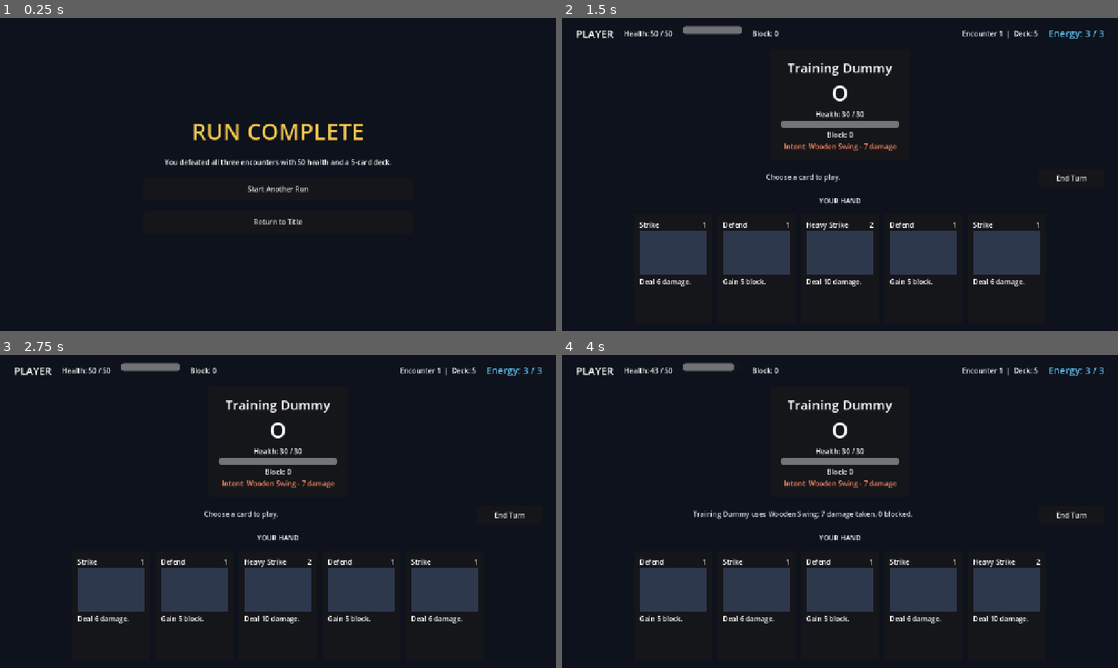
Above: before the commit, frames 1-4 (two rows, left to right).
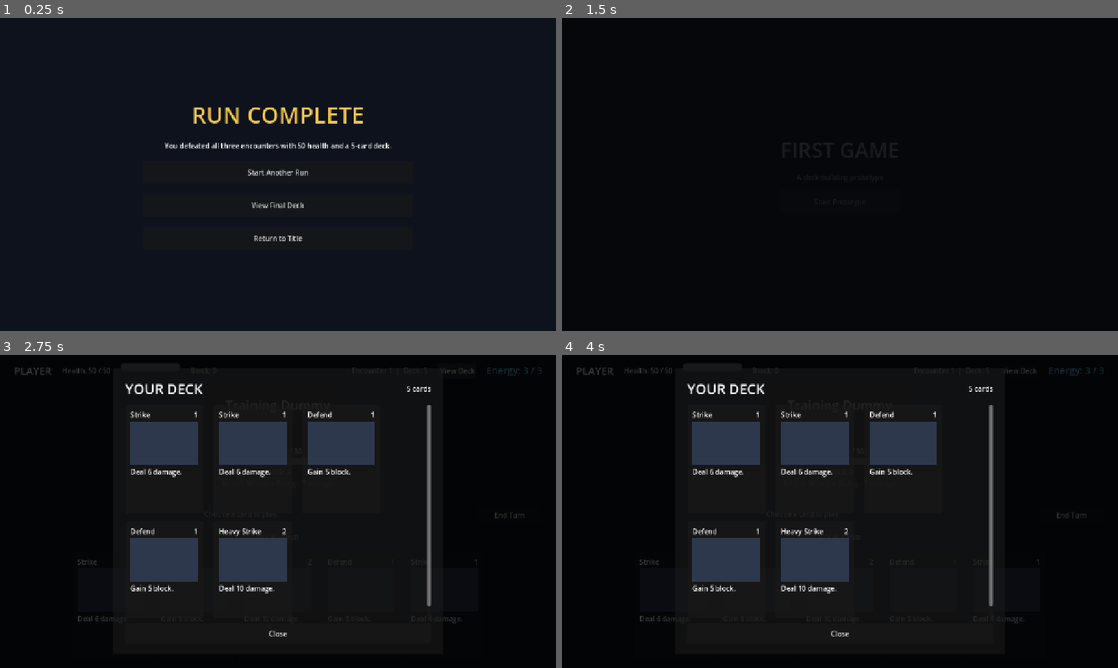
Above: after the commit, the same moments.

Repository: tucktown/gadot_first_game
Game: Godot game, scene res://screens/run_complete.tscn
The game is run twice, just before and just after one commit, with the same random seed, the same clock (stepped at 60 frames per second) and the same inputs. This scene is started directly instead of the project's main scene.
Inputs (mouse positions are in pixels of both pictures, inside the frame that each line leads up to):
- Up to frame 1 (0.25 s): no input
- Up to frame 2 (1.5 s): click "Return to Title" at 0.5 s; click "Start Prototype" at 1.25 s
- Up to frame 3 (2.75 s): click (455, 370) at 2 s, where only the run after the commit has a clickable "View Deck"
- Up to frame 4 (4 s): click "End Turn" at 2.75 s; click (673, 605) at 3.52 s

The runs differ from the first frame. In frame 1, 3.1% of the frame differs, in the area x 29-71%, y 28-72%; in frame 2, 12%; in frame 3, 19%; in frame 4, 20%, in the area x 2-98%, y 2-90%.

Commit message:
Add deck viewer and scene transitions

Diff:
--- a/cards/card_view.gd
+++ b/cards/card_view.gd
@@ -31,6 +31,13 @@
 	self_modulate = Color.WHITE if is_playable else Color(0.55, 0.55, 0.55, 1.0)
 	if not is_playable:
 		_reset_hover()
+
+
+func set_preview_mode() -> void:
+	is_playable = false
+	select_button.disabled = true
+	self_modulate = Color.WHITE
+	_reset_hover()
 
 
 func animate_play_toward(target_global_position: Vector2) -> void:
--- a/combat/combat_screen.gd
+++ b/combat/combat_screen.gd
@@ -2,6 +2,7 @@
 extends Control
 
 const CARD_VIEW_SCENE := preload("res://cards/card_view.tscn")
+const DECK_VIEWER_SCENE := preload("res://screens/deck_viewer.tscn")
 
 @onready var player_health_label: Label = %PlayerHealthLabel
 @onready var player_health_bar: ProgressBar = %PlayerHealthBar
@@ -18,6 +19,7 @@
 @onready var message_label: Label = %MessageLabel
 @onready var hand_container: HBoxContainer = %Hand
 @onready var end_turn_button: Button = %EndTurnButton
+@onready var view_deck_button: Button = %ViewDeckButton
 @onready var result_overlay: Control = %ResultOverlay
 @onready var result_title: Label = %ResultTitle
 @onready var result_action_button: Button = %ResultActionButton
@@ -61,6 +63,7 @@
 	enemy_block_label.text = "Block: %d" % state.enemy_block
 	enemy_intent_label.text = _get_intent_text(enemy.get_move(state.enemy_turn_index))
 	end_turn_button.disabled = input_locked or state.phase != CombatState.Phase.PLAYER_TURN
+	view_deck_button.disabled = input_locked
 	result_overlay.visible = state.phase in [CombatState.Phase.WON, CombatState.Phase.LOST]
 	if state.phase == CombatState.Phase.WON:
 		result_title.text = "VICTORY"
@@ -172,16 +175,23 @@
 	if state.phase == CombatState.Phase.WON:
 		RunState.complete_combat(state.player_health)
 		if RunState.run_complete:
-			get_tree().change_scene_to_file("res://screens/run_complete.tscn")
+			SceneTransition.transition_to("res://screens/run_complete.tscn")
 		else:
-			get_tree().change_scene_to_file("res://screens/card_reward.tscn")
+			SceneTransition.transition_to("res://screens/card_reward.tscn")
 	elif state.phase == CombatState.Phase.LOST:
 		RunState.start_new_run()
 		_start_combat()
 
 
 func _on_title_button_pressed() -> void:
-	get_tree().change_scene_to_file("res://screens/main.tscn")
+	SceneTransition.transition_to("res://screens/main.tscn")
+
+
+func _on_view_deck_button_pressed() -> void:
+	if input_locked or get_node_or_null("DeckViewer"):
+		return
+	var deck_viewer: DeckViewer = DECK_VIEWER_SCENE.instantiate()
+	add_child(deck_viewer)
 
 
 func _get_intent_text(move: EnemyMoveData) -> String:
@@ -204,6 +214,7 @@
 func _set_input_locked(locked: bool) -> void:
 	input_locked = locked
 	end_turn_button.disabled = locked or state.phase != CombatState.Phase.PLAYER_TURN
+	view_deck_button.disabled = locked
 	for child in hand_container.get_children():
 		if child is CardView:
 			child.set_playable(not locked and state.can_play(child.card))
--- a/combat/combat_screen.tscn
+++ b/combat/combat_screen.tscn
@@ -74,6 +74,12 @@
 layout_mode = 2
 text = "Encounter 1  |  Deck: 5"
 
+[node name="ViewDeckButton" type="Button" parent="PageMargin/Layout/StatusBar"]
+unique_name_in_owner = true
+layout_mode = 2
+mouse_default_cursor_shape = 2
+text = "View Deck"
+
 [node name="EnergyLabel" type="Label" parent="PageMargin/Layout/StatusBar"]
 unique_name_in_owner = true
 layout_mode = 2
@@ -235,5 +241,6 @@
 text = "Return to Title"
 
 [connection signal="pressed" from="PageMargin/Layout/ActionBar/EndTurnButton" to="." method="_on_end_turn_button_pressed"]
+[connection signal="pressed" from="PageMargin/Layout/StatusBar/ViewDeckButton" to="." method="_on_view_deck_button_pressed"]
 [connection signal="pressed" from="ResultOverlay/Center/Panel/Margin/Content/ResultActionButton" to="." method="_on_result_action_button_pressed"]
 [connection signal="pressed" from="ResultOverlay/Center/Panel/Margin/Content/TitleButton" to="." method="_on_title_button_pressed"]
--- a/project.godot
+++ b/project.godot
@@ -18,6 +18,7 @@
 [autoload]
 
 RunState="*res://systems/run_state.gd"
+SceneTransition="*res://systems/scene_transition.gd"
 
 [display]
 
--- a/screens/card_reward.gd
+++ b/screens/card_reward.gd
@@ -1,6 +1,7 @@
 extends Control
 
 const CARD_VIEW_SCENE := preload("res://cards/card_view.tscn")
+const DECK_VIEWER_SCENE := preload("res://screens/deck_viewer.tscn")
 const GUARDED_STRIKE_CARD := preload("res://cards/definitions/guarded_strike.tres")
 const POWER_BLOW_CARD := preload("res://cards/definitions/power_blow.tres")
 const QUICK_GUARD_CARD := preload("res://cards/definitions/quick_guard.tres")
@@ -40,4 +41,11 @@
 
 func _on_continue_button_pressed() -> void:
 	if reward_chosen:
-		get_tree().change_scene_to_file("res://combat/combat_screen.tscn")
+		SceneTransition.transition_to("res://combat/combat_screen.tscn")
+
+
+func _on_view_deck_button_pressed() -> void:
+	if get_node_or_null("DeckViewer"):
+		return
+	var deck_viewer: DeckViewer = DECK_VIEWER_SCENE.instantiate()
+	add_child(deck_viewer)
--- a/screens/card_reward.tscn
+++ b/screens/card_reward.tscn
@@ -65,6 +65,12 @@
 text = "Current deck: 5 cards"
 horizontal_alignment = 1
 
+[node name="ViewDeckButton" type="Button" parent="Center/Content"]
+custom_minimum_size = Vector2(240, 46)
+layout_mode = 2
+mouse_default_cursor_shape = 2
+text = "View Current Deck"
+
 [node name="ContinueButton" type="Button" parent="Center/Content"]
 unique_name_in_owner = true
 custom_minimum_size = Vector2(240, 50)
@@ -74,3 +80,4 @@
 text = "Continue to Next Combat"
 
 [connection signal="pressed" from="Center/Content/ContinueButton" to="." method="_on_continue_button_pressed"]
+[connection signal="pressed" from="Center/Content/ViewDeckButton" to="." method="_on_view_deck_button_pressed"]
--- /dev/null
+++ b/screens/deck_viewer.gd
@@ -0,0 +1,20 @@
+class_name DeckViewer
+extends Control
+
+const CARD_VIEW_SCENE := preload("res://cards/card_view.tscn")
+
+@onready var card_grid: GridContainer = %CardGrid
+@onready var count_label: Label = %CountLabel
+
+
+func _ready() -> void:
+	count_label.text = "%d cards" % RunState.deck.size()
+	for definition in RunState.deck:
+		var card_view: CardView = CARD_VIEW_SCENE.instantiate()
+		card_grid.add_child(card_view)
+		card_view.display(CardInstance.new(definition))
+		card_view.set_preview_mode()
+
+
+func _on_close_button_pressed() -> void:
+	queue_free()
--- /dev/null
+++ b/screens/deck_viewer.tscn
@@ -0,0 +1,81 @@
+[gd_scene load_steps=2 format=3]
+
+[ext_resource type="Script" path="res://screens/deck_viewer.gd" id="1"]
+
+[node name="DeckViewer" type="Control"]
+layout_mode = 3
+anchors_preset = 15
+anchor_right = 1.0
+anchor_bottom = 1.0
+grow_horizontal = 2
+grow_vertical = 2
+mouse_filter = 1
+script = ExtResource("1")
+
+[node name="Dimmer" type="ColorRect" parent="."]
+layout_mode = 1
+anchors_preset = 15
+anchor_right = 1.0
+anchor_bottom = 1.0
+grow_horizontal = 2
+grow_vertical = 2
+color = Color(0, 0, 0, 0.78)
+
+[node name="Center" type="CenterContainer" parent="."]
+layout_mode = 1
+anchors_preset = 15
+anchor_right = 1.0
+anchor_bottom = 1.0
+grow_horizontal = 2
+grow_vertical = 2
+
+[node name="Panel" type="PanelContainer" parent="Center"]
+custom_minimum_size = Vector2(760, 620)
+layout_mode = 2
+
+[node name="Margin" type="MarginContainer" parent="Center/Panel"]
+layout_mode = 2
+theme_override_constants/margin_left = 28
+theme_override_constants/margin_top = 24
+theme_override_constants/margin_right = 28
+theme_override_constants/margin_bottom = 24
+
+[node name="Content" type="VBoxContainer" parent="Center/Panel/Margin"]
+layout_mode = 2
+theme_override_constants/separation = 14
+
+[node name="Header" type="HBoxContainer" parent="Center/Panel/Margin/Content"]
+layout_mode = 2
+
+[node name="Title" type="Label" parent="Center/Panel/Margin/Content/Header"]
+layout_mode = 2
+size_flags_horizontal = 3
+theme_override_font_sizes/font_size = 32
+text = "YOUR DECK"
+
+[node name="CountLabel" type="Label" parent="Center/Panel/Margin/Content/Header"]
+unique_name_in_owner = true
+layout_mode = 2
+text = "5 cards"
+
+[node name="Scroll" type="ScrollContainer" parent="Center/Panel/Margin/Content"]
+custom_minimum_size = Vector2(0, 490)
+layout_mode = 2
+size_flags_vertical = 3
+horizontal_scroll_mode = 0
+
+[node name="CardGrid" type="GridContainer" parent="Center/Panel/Margin/Content/Scroll"]
+unique_name_in_owner = true
+layout_mode = 2
+size_flags_horizontal = 3
+theme_override_constants/h_separation = 24
+theme_override_constants/v_separation = 18
+columns = 3
+
+[node name="CloseButton" type="Button" parent="Center/Panel/Margin/Content"]
+custom_minimum_size = Vector2(180, 46)
+layout_mode = 2
+mouse_default_cursor_shape = 2
+text = "Close"
+
+[connection signal="pressed" from="Center/Panel/Margin/Content/CloseButton" to="." method="_on_close_button_pressed"]
--- a/screens/main.gd
+++ b/screens/main.gd
@@ -3,4 +3,4 @@
 
 func _on_start_pressed() -> void:
 	RunState.start_new_run()
-	get_tree().change_scene_to_file("res://combat/combat_screen.tscn")
+	SceneTransition.transition_to("res://combat/combat_screen.tscn")
--- a/screens/run_complete.gd
+++ b/screens/run_complete.gd
@@ -1,4 +1,6 @@
 extends Control
+
+const DECK_VIEWER_SCENE := preload("res://screens/deck_viewer.tscn")
 
 @onready var summary_label: Label = %SummaryLabel
 
@@ -13,8 +15,15 @@
 
 func _on_new_run_button_pressed() -> void:
 	RunState.start_new_run()
-	get_tree().change_scene_to_file("res://combat/combat_screen.tscn")
+	SceneTransition.transition_to("res://combat/combat_screen.tscn")
 
 
 func _on_title_button_pressed() -> void:
-	get_tree().change_scene_to_file("res://screens/main.tscn")
+	SceneTransition.transition_to("res://screens/main.tscn")
+
+
+func _on_view_deck_button_pressed() -> void:
+	if get_node_or_null("DeckViewer"):
+		return
+	var deck_viewer: DeckViewer = DECK_VIEWER_SCENE.instantiate()
+	add_child(deck_viewer)
--- a/screens/run_complete.tscn
+++ b/screens/run_complete.tscn
@@ -55,6 +55,12 @@
 mouse_default_cursor_shape = 2
 text = "Start Another Run"
 
+[node name="ViewDeckButton" type="Button" parent="Center/Content"]
+custom_minimum_size = Vector2(260, 52)
+layout_mode = 2
+mouse_default_cursor_shape = 2
+text = "View Final Deck"
+
 [node name="TitleButton" type="Button" parent="Center/Content"]
 custom_minimum_size = Vector2(260, 52)
 layout_mode = 2
@@ -62,4 +68,5 @@
 text = "Return to Title"
 
 [connection signal="pressed" from="Center/Content/NewRunButton" to="." method="_on_new_run_button_pressed"]
+[connection signal="pressed" from="Center/Content/ViewDeckButton" to="." method="_on_view_deck_button_pressed"]
 [connection signal="pressed" from="Center/Content/TitleButton" to="." method="_on_title_button_pressed"]
--- /dev/null
+++ b/systems/scene_transition.gd
@@ -0,0 +1,40 @@
+extends CanvasLayer
+
+var overlay: ColorRect
+var transitioning := false
+
+
+func _ready() -> void:
+	layer = 100
+	overlay = ColorRect.new()
+	overlay.color = Color(0.02, 0.025, 0.04, 1.0)
+	overlay.modulate.a = 0.0
+	overlay.mouse_filter = Control.MOUSE_FILTER_STOP
+	overlay.set_anchors_and_offsets_preset(Control.PRESET_FULL_RECT)
+	overlay.visible = false
+	add_child(overlay)
+
+
+func transition_to(scene_path: String) -> void:
+	if transitioning:
+		return
+	transitioning = true
+	overlay.visible = true
+
+	var fade_out := create_tween()
+	fade_out.tween_property(overlay, "modulate:a", 1.0, 0.2)
+	await fade_out.finished
+
+	var error := get_tree().change_scene_to_file(scene_path)
+	if error != OK:
+		push_error("Could not change scene to %s (error %d)." % [scene_path, error])
+		overlay.visible = false
+		transitioning = false
+		return
+
+	await get_tree().process_frame
+	var fade_in := create_tween()
+	fade_in.tween_property(overlay, "modulate:a", 0.0, 0.2)
+	await fade_in.finished
+	overlay.visible = false
+	transitioning = false
Not shown, added: screens/deck_viewer.gd.uid
Not shown, changed: README.md
